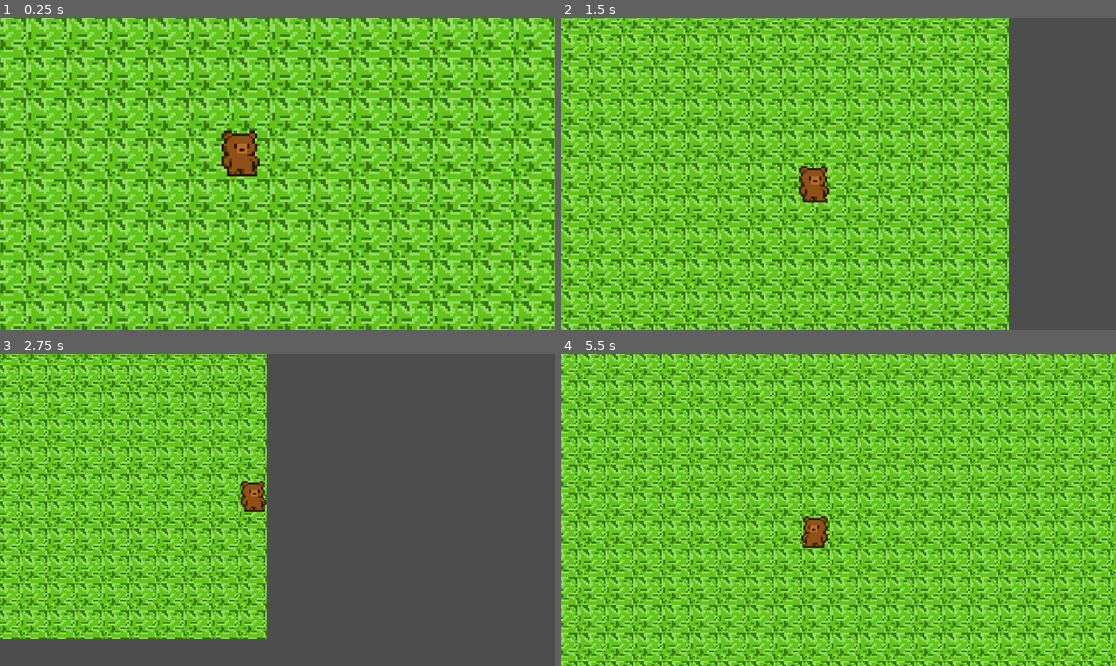
Above: before the commit, frames 1-4 (two rows, left to right).
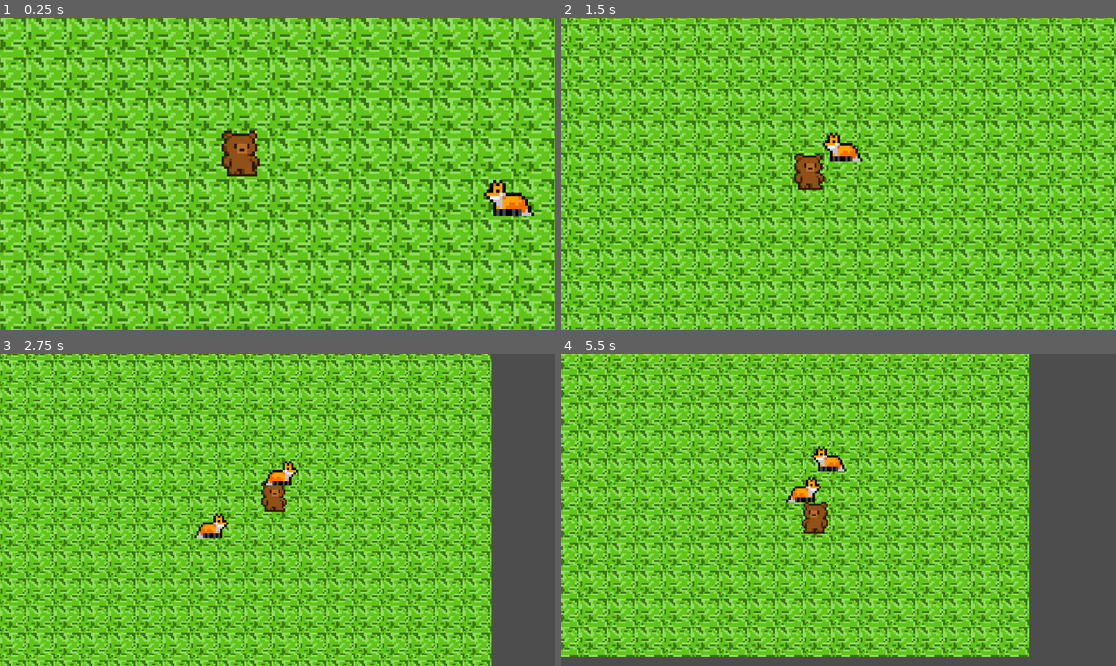
Above: after the commit, the same moments.

Repository: tom-legros/Beesounours-Gamejam4-2026
Game: Godot game, scene res://main.tscn
The game is run twice, just before and just after one commit, with the same random seed, the same clock (stepped at 60 frames per second) and the same inputs.
Inputs:
- Up to frame 1 (0.25 s): no input
- Up to frame 2 (1.5 s): hold Right (ui_right) 0.53-1.28 s; hold Shift 0.53-1.28 s; tap Space at 0.77 s; hold Down (ui_down) from 1.28 s (still down); tap Shift at 1.35 s
- Up to frame 3 (2.75 s): tap Space at 1.52 s; release Down (ui_down) at 2.03 s; hold Right (ui_right) from 2.03 s (still down); hold Shift from 2.03 s (still down)
- Up to frame 4 (5.5 s): release Right (ui_right) at 2.78 s; release Shift at 2.78 s; hold Up (ui_up) 2.78-3.53 s; tap Shift at 2.85, 4.35 s; tap Space at 3.02, 3.77, 4.52 s; hold Shift 3.53-4.28 s; hold Left (ui_left) 3.53-5.03 s; hold Down (ui_down) from 5.03 s (still down); hold Shift from 5.03 s (still down)

The runs differ from the first frame. In frame 1, 0.6% of the frame differs, in the area x 87-97%, y 51-64%; in frame 2, 71%; in frame 3, 76%, in the area x 0-89%, y 0-100%; in frame 4, 74%.

Commit message:
Ajout d'une Ennemi (Renard)

Diff:
--- a/game/main.tscn
+++ b/game/main.tscn
@@ -1,8 +1,9 @@
-[gd_scene load_steps=10 format=4 uid="uid://d2syatk0fq20k"]
+[gd_scene load_steps=11 format=4 uid="uid://d2syatk0fq20k"]
 
 [ext_resource type="Script" uid="uid://d2exudqh0ika2" path="res://player.gd" id="1_0xm2m"]
 [ext_resource type="Texture2D" uid="uid://ddgecthpsq2c2" path="res://img/Ours.png" id="2_h2yge"]
 [ext_resource type="Texture2D" uid="uid://bsowlappeu2vf" path="res://img/herbe.png" id="3_h2yge"]
+[ext_resource type="PackedScene" uid="uid://sk2vuxovb2x5" path="res://renard.tscn" id="4_1bvp3"]
 
 [sub_resource type="RectangleShape2D" id="RectangleShape2D_1bvp3"]
 size = Vector2(12, 12)
@@ -79,3 +80,12 @@
 [node name="CollisionShape2D4" type="CollisionShape2D" parent="Bordures"]
 position = Vector2(293, 50)
 shape = SubResource("RectangleShape2D_7mycd")
+
+[node name="Renard" parent="." instance=ExtResource("4_1bvp3")]
+position = Vector2(122, 23)
+
+[node name="Renard2" parent="." instance=ExtResource("4_1bvp3")]
+position = Vector2(146, 136)
+
+[node name="Renard3" parent="." instance=ExtResource("4_1bvp3")]
+position = Vector2(-119, 158)
--- a/game/player.gd
+++ b/game/player.gd
@@ -1,7 +1,7 @@
 extends CharacterBody2D
 
-const WALK_SPEED = 150.0
-const SPRINT_SPEED = 250.0
+const WALK_SPEED = 70
+const SPRINT_SPEED = 150
 
 const ZOOM_NORMAL = Vector2(5.0, 5.0)
 const ZOOM_RUN = Vector2(3.5, 3.5)
@@ -52,5 +52,7 @@
 	is_attacking = false
 
 func _on_zone_attaque_body_entered(body):
+	if body == self:
+		return
 	if body.is_in_group("Ennemis"):
 		body.queue_free()
--- /dev/null
+++ b/game/renard.gd
@@ -0,0 +1,24 @@
+extends CharacterBody2D
+
+var vitesse = 60
+var cible = null
+
+func _physics_process(_delta):
+	if cible != null:
+		var direction = global_position.direction_to(cible.global_position)
+		velocity = direction * vitesse
+		if direction.x > 0:
+			$Sprite2D.flip_h = true
+		elif direction.x < 0:
+			$Sprite2D.flip_h = false
+		move_and_slide()
+
+func _on_vision_body_entered(body):
+	if body.name == "Player":
+		cible = body
+		print("Je te vois !")
+
+func _on_vision_body_exited(body):
+	if body == cible:
+		cible = null
+		print("Il est parti...")
--- /dev/null
+++ b/game/renard.tscn
@@ -0,0 +1,32 @@
+[gd_scene load_steps=5 format=3 uid="uid://sk2vuxovb2x5"]
+
+[ext_resource type="Texture2D" uid="uid://chchfl8614gnw" path="res://img/renard.png" id="1_kv4hg"]
+[ext_resource type="Script" path="res://renard.gd" id="1_mede7"]
+
+[sub_resource type="RectangleShape2D" id="RectangleShape2D_272bh"]
+size = Vector2(16, 11.612908)
+
+[sub_resource type="CircleShape2D" id="CircleShape2D_kv4hg"]
+radius = 141.0
+
+[node name="Renard" type="CharacterBody2D" groups=["Ennemis"]]
+script = ExtResource("1_mede7")
+
+[node name="Sprite2D" type="Sprite2D" parent="."]
+texture_filter = 1
+position = Vector2(1, 2.5000076)
+scale = Vector2(1.25, 1.2916666)
+texture = ExtResource("1_kv4hg")
+
+[node name="CollisionShape2D" type="CollisionShape2D" parent="."]
+position = Vector2(1.0000002, 0.5)
+scale = Vector2(1.25, 1.2916662)
+shape = SubResource("RectangleShape2D_272bh")
+
+[node name="Vision" type="Area2D" parent="."]
+
+[node name="CollisionShape2D" type="CollisionShape2D" parent="Vision"]
+shape = SubResource("CircleShape2D_kv4hg")
+
+[connection signal="body_entered" from="Vision" to="." method="_on_vision_body_entered"]
+[connection signal="body_exited" from="Vision" to="." method="_on_vision_body_exited"]
Binary file added: game/img/renard.png
Not shown, added: game/img/renard.png.import
Not shown, added: game/renard.gd.uid
